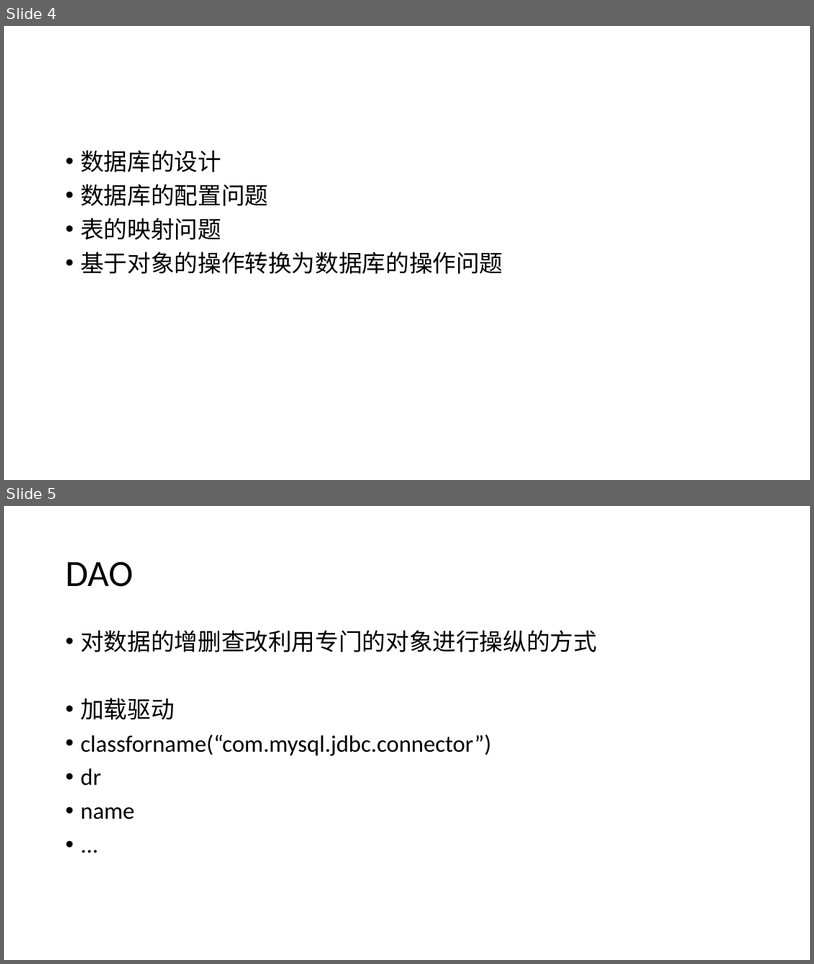
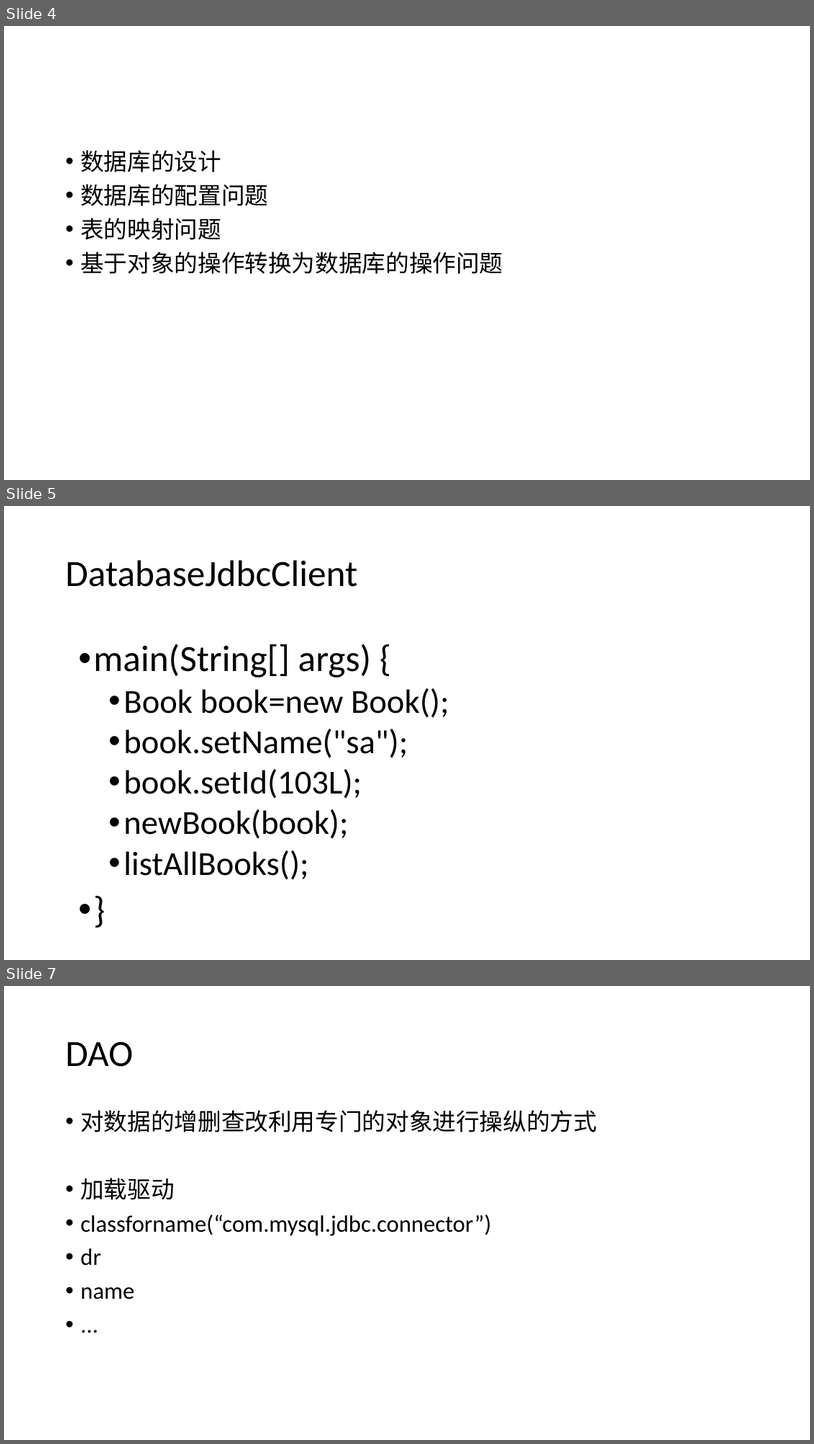
Before and after one commit to liangshanhero/sa, a slide deck: sa/文档/2019 软件体系结构（08）：ORM DAO模式.pptx. Shown one above the other, each under a label of ours: slides 4 and 5 before the commit, slides 4, 5 and 7 after it; the slides between them are not shown. The pictures are 814x964 and 814x1444 pixels, drawn with LibreOffice and Linux fonts; fonts in the diff are those of the drawing. Boxes give left, top, right and bottom in pixels: in the first picture for what was removed or moved away, otherwise in the second. Text is boxed around its words. In the diff, an @@ line names an element or a change of style, - is before the commit and + after.

```diff
--- a/sa/文档/2019 软件体系结构（08）：ORM DAO模式.pptx
+++ b/sa/文档/2019 软件体系结构（08）：ORM DAO模式.pptx
@@ slide 5 added at <box>4,506,810,960</box>, background #FFFFFF @@
@@ title added at <box>65,560,358,587</box>, 44 pt, text #000000 @@
+DatabaseJdbcClient
@@ text added at <box>93,644,449,880</box>, 40 pt, text #000000 @@
+• main(String[] args) {
+  • Book book=new Book();
+  • book.setName("sa");
+  • book.setId(103L);
+  • newBook(book);
+  • listAllBooks();
+• }
@@ what was slide 5 is now slide 7 @@
```
Also in this commit, not shown: 2 other slides added, 1 other file.
